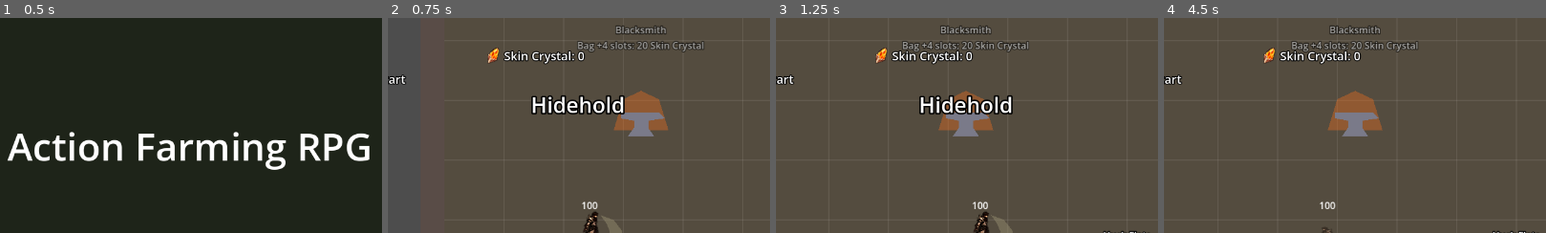
Above: before the commit, frames 1-4 (left to right).
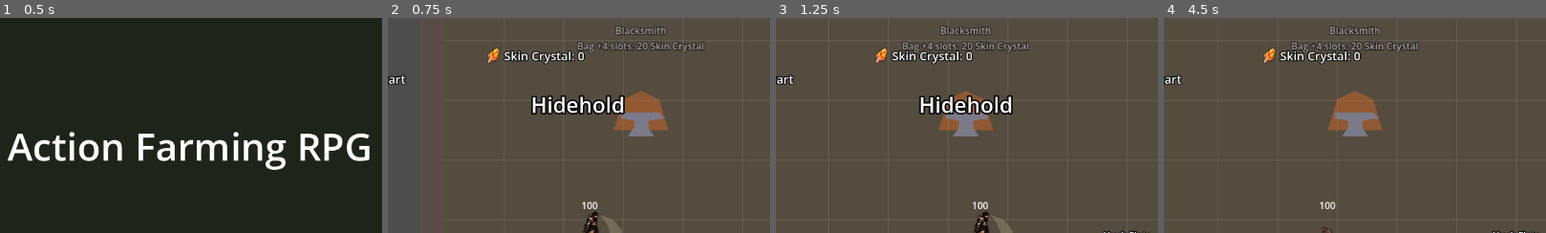
Above: after the commit, the same moments.

Repository: knc219-a11y/second-game
Game: Godot game, scene res://scenes/title.tscn
Two runs of this game, one before a commit and one after it. Both use one fixed random seed, a clock stepped at 60 frames per second and the inputs below.
Inputs:
- Up to frame 1 (0.5 s): no input
- Up to frame 2 (0.75 s): tap Enter (ui_accept) at 0.5 s; hold Right (move_right) from 0.53 s (still down); hold X (attack) from 0.53 s (still down)
- Up to frame 3 (1.25 s): keep holding Right (move_right); keep holding X (attack); tap Enter (ui_accept) at 0.77 s; tap L (lock) at 0.8 s
- Up to frame 4 (4.5 s): release Right (move_right) at 1.28 s; release X (attack) at 1.28 s; hold Down (move_down) 1.28-2.03 s; tap L (lock) at 1.35, 2.3, 3.6 s; tap Enter (ui_accept) at 1.52, 3.02, 3.77 s; tap X (attack) at 1.55, 3.05 s; hold Right (move_right) 2.03-2.78 s; hold X (attack) 2.03-2.78 s; hold Up (move_up) 2.78-3.53 s; tap C (interact) at 2.85 s; hold Left (move_left) from 3.53 s (still down); tap Space (roll) at 4.35 s
The pictures show only the part of the screen within x 25-75%, y 0-50%; the shares and areas given below are measured in that part.

Frame 1 is identical in both runs. In frame 2, 0.8% of the frame differs, in the area x 49-83%, y 3-17%; in frame 3, 0.8%; in frame 4, 0.8%, in the area x 33-67%, y 3-17%.

Commit message:
Blacksmith: X at the anvil picks which worn piece C forges
Co-Authored-By: Claude Opus 5.5 (1M context) <noreply@anthropic.com>
Claude-Session: https://claude.ai/code/session_01BHEpBSsUtuYnu7uFJAVaiZ

Diff:
--- a/scripts/player.gd
+++ b/scripts/player.gd
@@ -102,7 +102,8 @@
 # 1 to that piece's value: weapon +1 basic-attack damage, armor 1 less damage
 # taken, ring +1 graze damage. Armor stops at armor_forge_max (+2) so it stays
 # small. One press forges the worn piece with the lowest level (ties: weapon,
-# armor, ring; see forge_target). The level belongs to that piece: a drop only
+# armor, ring; see forge_target), unless X at the anvil picked another piece
+# (cycle_forge_choice). The level belongs to that piece: a drop only
 # replaces it if its value beats value + forge, and the new piece starts at 0.
 # Saved in SAVE_PATH [gear] weapon_forge / armor_forge / ring_forge (older saves load 0).
 @export var forge_costs: Array[int] = [5, 10, 20]
@@ -336,6 +337,12 @@
 # Blacksmith levels of the worn armor and ring (see forge_costs).
 var armor_forge: int = 0
 var ring_forge: int = 0
+# Piece picked at the blacksmith with X (cycle_forge_choice); "" = lowest level
+# first. Ignored once that piece is gone or maxed. Not saved.
+var forge_choice: String = ""
+# Set by test_map.gd each frame while standing at the blacksmith, where X picks
+# the piece to forge instead of attacking.
+var attack_blocked: bool = false
 # Skin Crystal from auto-salvage (see salvage_amounts).
 var materials: int = 0
 # Bag slots bought at the blacksmith (see bag_grow_costs).
@@ -619,7 +626,7 @@
 		if Input.is_action_pressed("attack") and _attack_total() - attack_time <= combo_window:
 			combo_queued = true
 		_update_attack(delta)
-	elif Input.is_action_pressed("attack"):
+	elif Input.is_action_pressed("attack") and not attack_blocked:
 		_start_attack(0)
 
 
@@ -1414,16 +1421,37 @@
 	return mini(armor_forge_max, forge_costs.size()) if kind == "armor" else forge_costs.size()
 
 
-# The worn piece the blacksmith forges next: the one with the lowest forge level
-# that isn't maxed (ties: weapon, armor, ring). "" when nothing worn can be forged.
+# True if this kind is worn and below its forge cap.
+func can_forge(kind: String) -> bool:
+	return not worn_item(kind).is_empty() and forge_level(kind) < forge_max(kind)
+
+
+# The worn piece the blacksmith forges next: forge_choice if it can still be
+# forged, else the one with the lowest forge level that isn't maxed (ties:
+# weapon, armor, ring). "" when nothing worn can be forged.
 func forge_target() -> String:
+	if forge_choice != "" and can_forge(forge_choice):
+		return forge_choice
 	var best := ""
 	for kind in ["weapon", "armor", "ring"]:
-		if worn_item(kind).is_empty() or forge_level(kind) >= forge_max(kind):
+		if not can_forge(kind):
 			continue
 		if best == "" or forge_level(kind) < forge_level(best):
 			best = kind
 	return best
+
+
+# Blacksmith X: picks the next forgeable piece after the current target
+# (weapon -> armor -> ring -> weapon). Returns the new target.
+func cycle_forge_choice() -> String:
+	var kinds := ["weapon", "armor", "ring"]
+	var start := kinds.find(forge_target())
+	for step in range(1, kinds.size() + 1):
+		var kind: String = kinds[(start + step) % kinds.size()]
+		if can_forge(kind):
+			forge_choice = kind
+			break
+	return forge_target()
 
 
 # The next forge level's cost in Skin Crystal, or -1 when nothing can be forged.
--- a/scripts/test_map.gd
+++ b/scripts/test_map.gd
@@ -233,8 +233,9 @@
 # Town blacksmith (placeholder anvil, town only): standing within
 # blacksmith_radius and pressing `interact` (C) forges the worn piece with the
 # lowest level +1 for Skin Crystal (player.gd forge_next / forge_costs), or
-# once nothing can be forged, buys more bag slots (player.gd grow_bag). Its
-# label shows that piece and the cost.
+# once nothing can be forged, buys more bag slots (player.gd grow_bag). There
+# `attack` (X) picks another piece to forge instead of swinging
+# (player.gd cycle_forge_choice). Its label shows that piece and the cost.
 const BLACKSMITH_POSITION := Vector2(330, 260)
 @export var blacksmith_radius: float = 80.0
 var blacksmith: Node2D = null
@@ -379,8 +380,9 @@
 	blacksmith.add_child(anvil)
 	blacksmith_label = Label.new()
 	blacksmith_label.horizontal_alignment = HORIZONTAL_ALIGNMENT_CENTER
-	blacksmith_label.position = Vector2(-150, -190)
-	blacksmith_label.size = Vector2(300, 50)
+	blacksmith_label.vertical_alignment = VERTICAL_ALIGNMENT_BOTTOM
+	blacksmith_label.position = Vector2(-160, -212)
+	blacksmith_label.size = Vector2(320, 72)
 	blacksmith_label.add_theme_constant_override("outline_size", 6)
 	blacksmith_label.add_theme_color_override("font_outline_color", Color(0, 0, 0, 1))
 	blacksmith.add_child(blacksmith_label)
@@ -405,6 +407,13 @@
 	var near := _near_blacksmith()
 	if near and cost > 0:
 		line = "[C] " + line
+	# With two or more pieces to forge, list them and mark the picked one.
+	var picks: Array[String] = []
+	for k in ["weapon", "armor", "ring"]:
+		if player.can_forge(k):
+			picks.append("<%s>" % k.capitalize() if k == kind else k.capitalize())
+	if picks.size() >= 2:
+		line += "\n%s%s" % ["[X] " if near else "", " ".join(picks)]
 	blacksmith_label.text = "Blacksmith\n" + line
 	blacksmith_label.modulate = Color(1, 1, 1, 1) if near else Color(1, 1, 1, 0.6)
 
@@ -1152,6 +1161,7 @@
 		player.pet.position = player_start + Vector2(-player.pet.follow_offset.x, player.pet.follow_offset.y)
 	player.camera.reset_smoothing()
 	in_hub = false
+	player.attack_blocked = false
 	for gate in hub_gates:
 		gate.visible = false
 	if blacksmith != null:
@@ -1209,6 +1219,9 @@
 		if moving_on:
 			return
 		if in_hub:
+			player.attack_blocked = _near_blacksmith()
+			if player.attack_blocked and Input.is_action_just_pressed("attack"):
+				player.cycle_forge_choice()
 			if _near_blacksmith() and Input.is_action_just_pressed("interact"):
 				player.forge_next()
 			_update_blacksmith_label()
